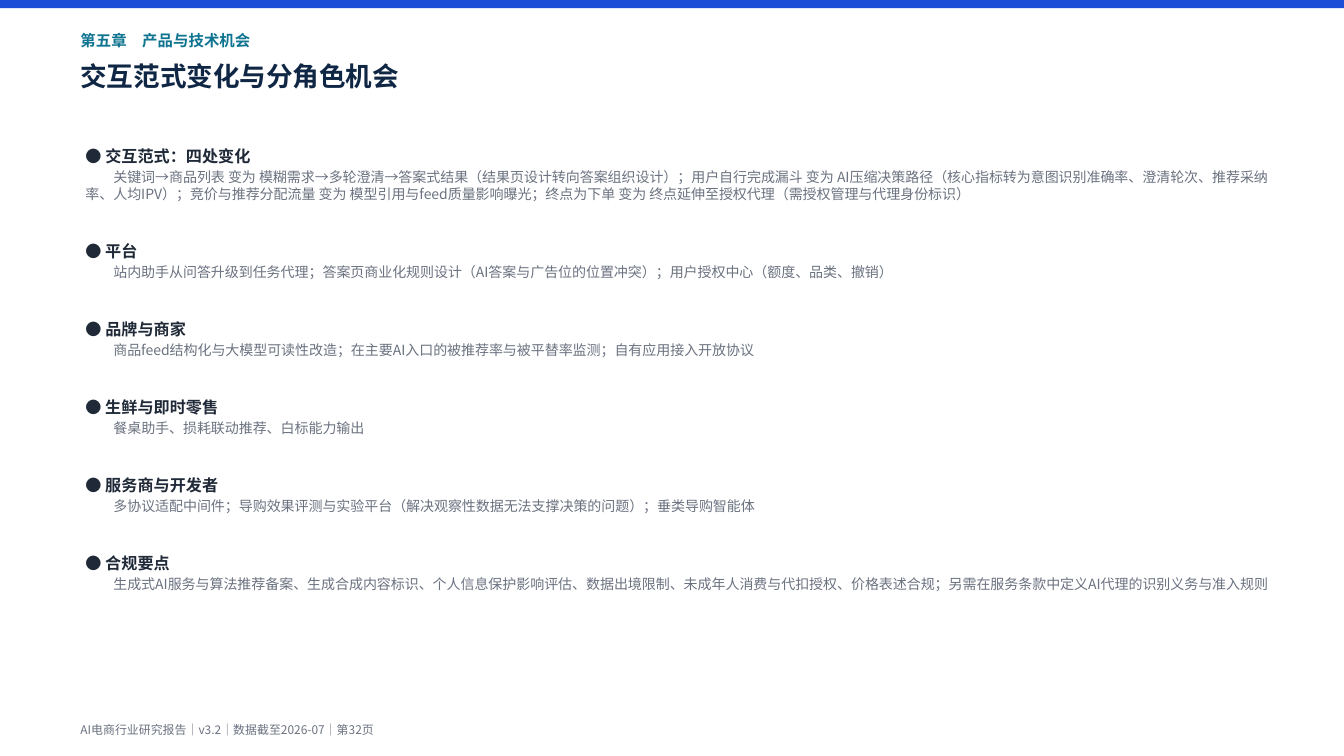
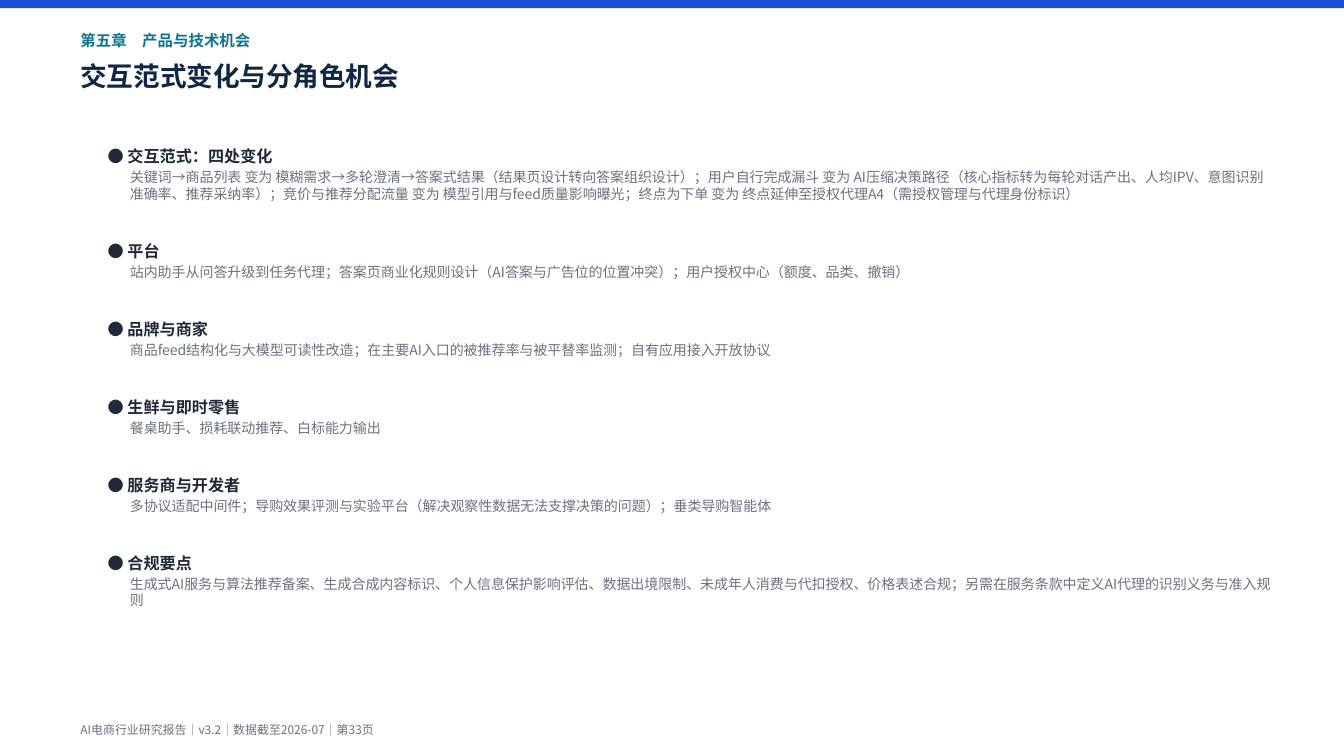
Before and after one commit to breeze2623-create/Aicommerce, a slide deck: slide 33 of report/AI电商行业研究报告.pptx (slide 32 before the commit). Drawn at 1344x756 pixels with LibreOffice and Linux fonts; fonts in the diff are those of the drawing. Boxes give left, top, right and bottom in pixels: in the first picture for what was removed or moved away, otherwise in the second. Text is boxed around its words. In the diff, an @@ line names an element or a change of style, - is before the commit and + after.

```diff
--- a/report/AI电商行业研究报告.pptx
+++ b/report/AI电商行业研究报告.pptx
@@ text at [127, 148, 1271, 591]: indent changed @@
@@ text at [130, 170, 1264, 201]: text changed @@
-关键词→商品列表 变为 模糊需求→多轮澄清→答案式结果（结果页设计转向答案组织设计）；用户自行完成漏斗 变为 AI压缩决策路径（核心指标转为意图识别准确率、澄清轮次、推荐采纳率、人均IPV）；竞价与推荐分配流量 变为 模型引用与feed质量影响曝光；终点为下单 变为 终点延伸至授权代理（需授权管理与代理身份标识）
+关键词→商品列表 变为 模糊需求→多轮澄清→答案式结果（结果页设计转向答案组织设计）；用户自行完成漏斗 变为 AI压缩决策路径（核心指标转为每轮对话产出、人均IPV、意图识别准确率、推荐采纳率）；竞价与推荐分配流量 变为 模型引用与feed质量影响曝光；终点为下单 变为 终点延伸至授权代理A4（需授权管理与代理身份标识）
@@ text at [80, 724, 373, 735]: text changed @@
-AI电商行业研究报告｜v3.2｜数据截至2026-07｜第32页
+AI电商行业研究报告｜v3.2｜数据截至2026-07｜第33页
```
Also in this commit, not shown: 26 other slides changed, 1 slide added, 11 other files.
